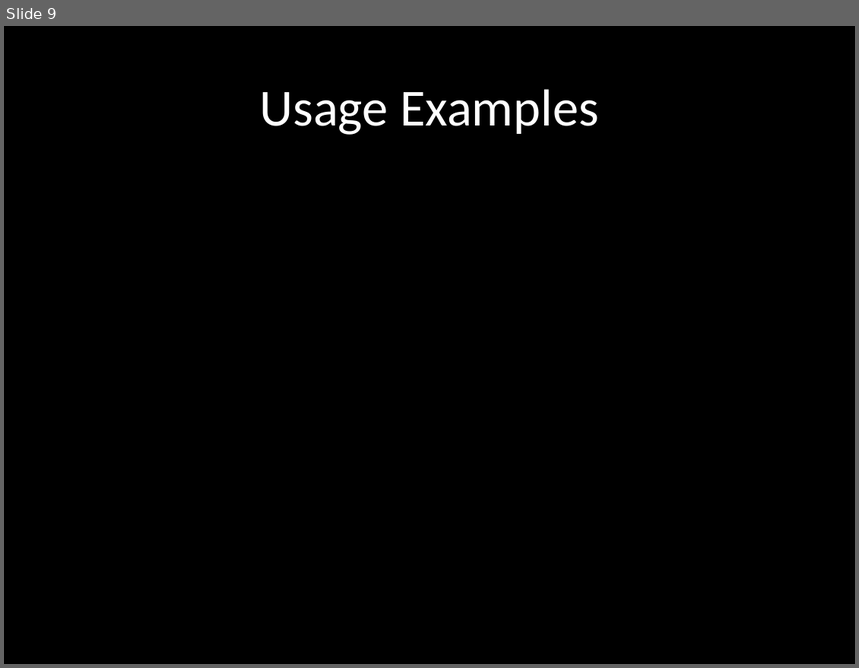
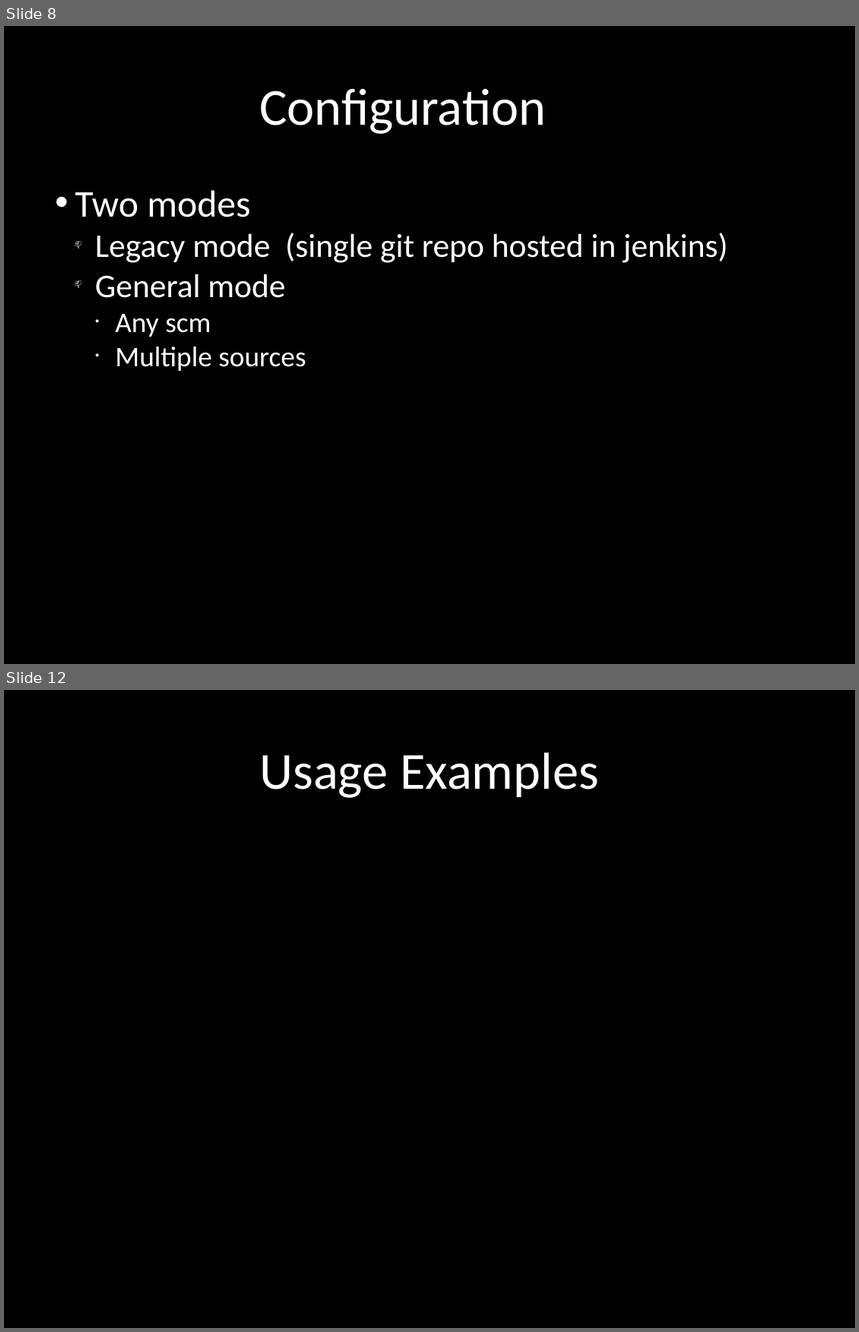
Before and after one commit to AnimalLogic/jenkins_pipeline, a slide deck: SharedPipelinePresentation.pptx. Shown one above the other, each under a label of ours: slide 9 before the commit, slides 8 and 12 after it; the slides between them are not shown. The pictures are 859x668 and 859x1332 pixels, drawn with LibreOffice and Linux fonts; fonts in the diff are those of the drawing. Boxes give left, top, right and bottom in pixels: in the first picture for what was removed or moved away, otherwise in the second. Text is boxed around its words. In the diff, an @@ line names an element or a change of style, - is before the commit and + after.

```diff
--- a/SharedPipelinePresentation.pptx
+++ b/SharedPipelinePresentation.pptx
@@ slide 8 added at bbox=[4, 26, 855, 664], background #000000 @@
@@ text added at bbox=[259, 88, 546, 134], 44 pt, text #FFFFFF @@
+Configuration
@@ text added at bbox=[75, 190, 728, 371], 28 pt, text #FFFFFF @@
+• Two modes
+  📫 Legacy mode (single git repo hosted in jenkins)
+  📫 General mode
+    ● Any scm
+    ● Multiple sources
@@ what was slide 9 is now slide 12 @@
```
Also in this commit, not shown: 9 slides changed, 4 other slides added, 2 other files.
